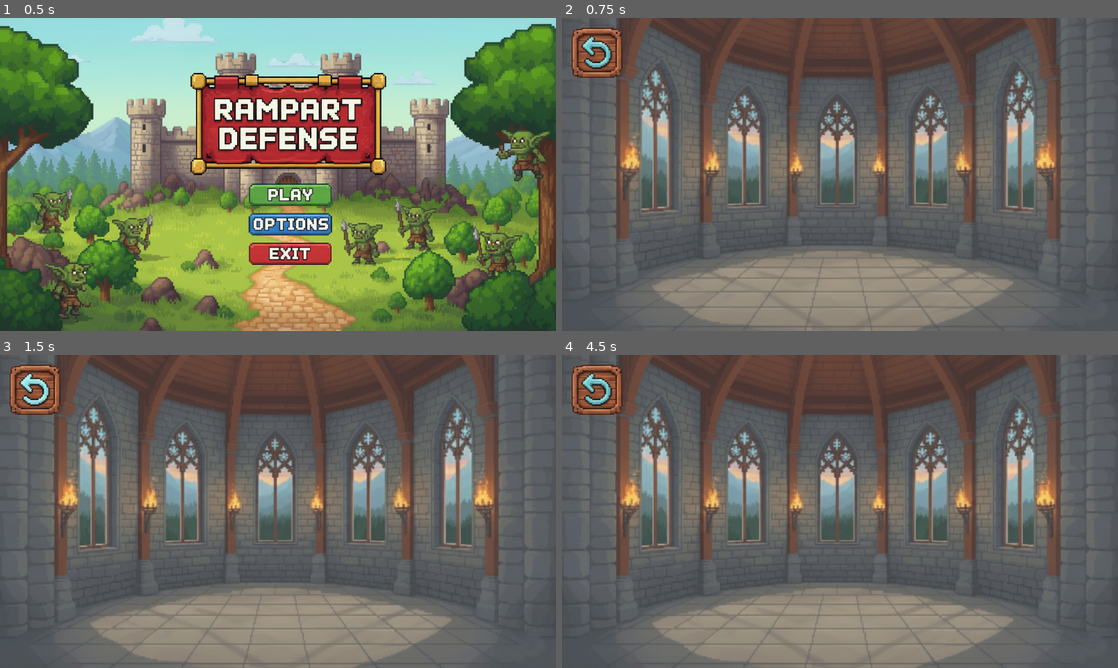
Above: before the commit, frames 1-4 (two rows, left to right).
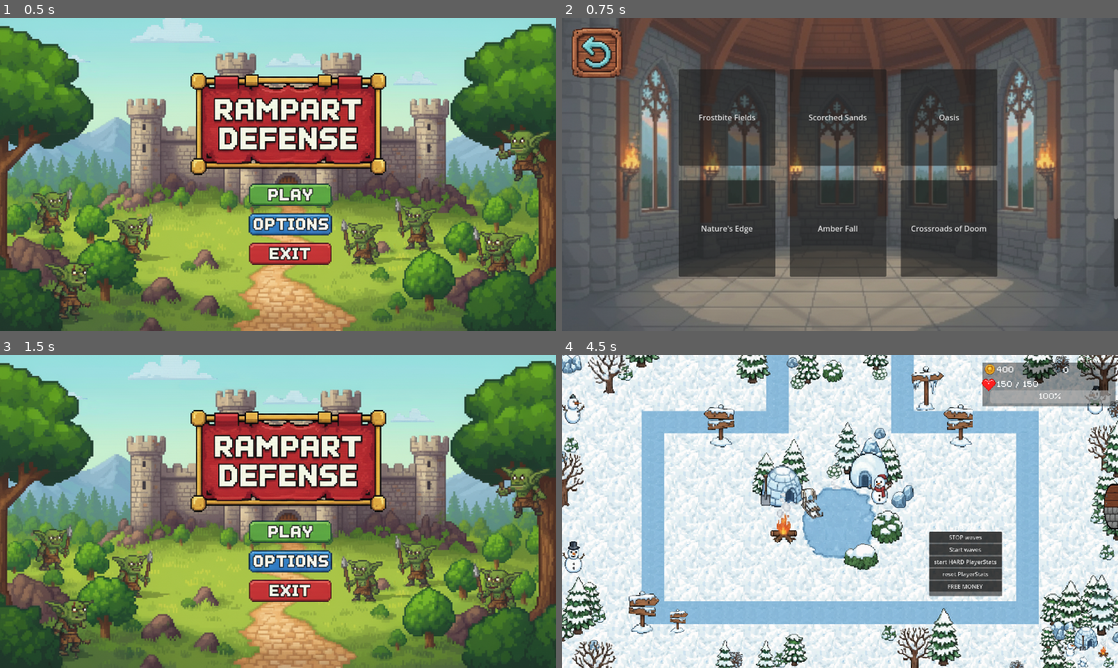
Above: after the commit, the same moments.

Repository: Rampart-Defense/TowerDefense
Game: Godot game, scene res://Scenes/Menus/main_menu.tscn
The game is run twice, just before and just after one commit, with the same random seed, the same clock (stepped at 60 frames per second) and the same inputs. Sound files missing from this copy of the repository are replaced by a short silence.
Inputs (mouse positions are in pixels of both pictures, inside the frame that each line leads up to):
- Up to frame 1 (0.5 s): no input
- Up to frame 2 (0.75 s): click (851, 193) at 0.5 s
- Up to frame 3 (1.5 s): click (33, 389) at 1.25 s
- Up to frame 4 (4.5 s): click (851, 530) at 2.02 s; click (728, 455) at 2.75 s, where only the run after the commit has a clickable "Frostbite Fields"; click (840, 589) at 3.5 s, where only the run after the commit has a clickable "Medium"; click (979, 508) at 4.27 s

Frame 1 is identical in both runs. In frame 2, 32% of the frame differs, in the area x 21-100%, y 16-86%; in frame 3, 96%; in frame 4, 98%, in the area x 0-100%, y 0-100%.
Error before the commit: Parse Error: Identifier "map_path" not declared in the current scope. (res://Scripts/Menus/mapselection_menu.gd:74)

Commit message:
merge fixes + GeminiCoin and heart for stat display

Diff:
--- a/Scenes/UI/Towershop/catapult_tower_panel.tscn
+++ b/Scenes/UI/Towershop/catapult_tower_panel.tscn
@@ -33,6 +33,7 @@
 texture = ExtResource("4_pbagj")
 
 [node name="PriceTag" type="TextureRect" parent="."]
+layout_mode = 0
 offset_left = -13.0
 offset_top = 40.0
 offset_right = 134.0
--- a/Scenes/UI/Towershop/lightning_tower_panel.tscn
+++ b/Scenes/UI/Towershop/lightning_tower_panel.tscn
@@ -33,6 +33,7 @@
 texture = ExtResource("4_xbkna")
 
 [node name="PriceTag" type="TextureRect" parent="."]
+layout_mode = 0
 offset_left = -13.0
 offset_top = 40.0
 offset_right = 134.0
--- a/Scenes/UI/Towershop/slingshot_tower_panel.tscn
+++ b/Scenes/UI/Towershop/slingshot_tower_panel.tscn
@@ -33,6 +33,7 @@
 texture = ExtResource("4_0flox")
 
 [node name="PriceTag" type="TextureRect" parent="."]
+layout_mode = 0
 offset_left = -13.0
 offset_top = 40.0
 offset_right = 134.0
--- a/Scenes/UI/stats_display.tscn
+++ b/Scenes/UI/stats_display.tscn
@@ -1,7 +1,9 @@
-[gd_scene load_steps=5 format=3 uid="uid://h4mwmxm7m5pj"]
+[gd_scene load_steps=7 format=3 uid="uid://h4mwmxm7m5pj"]
 
 [ext_resource type="Script" uid="uid://c23iwhhsyvxow" path="res://Scripts/Player/stats_display.gd" id="1_kmca8"]
 [ext_resource type="FontFile" uid="uid://c3sky53vd0g4j" path="res://Art/VisualArt/UI/Fonts/Varnished.ttf" id="2_cio2l"]
+[ext_resource type="Texture2D" uid="uid://dxe708a02bwfx" path="res://Art/VisualArt/UI/SideBar/GeminiCoin.png" id="3_0s02t"]
+[ext_resource type="Texture2D" uid="uid://bydjqvrtv4mfy" path="res://Art/VisualArt/UI/SideBar/Heart.png" id="4_2d0ps"]
 
 [sub_resource type="CanvasTexture" id="CanvasTexture_kmca8"]
 
@@ -32,10 +34,10 @@
 
 [node name="MoneyLabel" type="Label" parent="."]
 layout_mode = 1
-offset_left = 272.0
-offset_top = 16.0
-offset_right = 348.0
-offset_bottom = 39.0
+offset_left = 292.0
+offset_top = 15.0
+offset_right = 378.0
+offset_bottom = 38.0
 theme_override_fonts/font = ExtResource("2_cio2l")
 text = "MONEY: 0"
 
@@ -52,10 +54,10 @@
 layout_mode = 1
 anchors_preset = 10
 anchor_right = 1.0
-offset_left = 272.0
-offset_top = 40.0
-offset_right = 372.0
-offset_bottom = 63.0
+offset_left = 293.0
+offset_top = 45.0
+offset_right = 393.0
+offset_bottom = 68.0
 grow_horizontal = 2
 theme_override_fonts/font = ExtResource("2_cio2l")
 text = "Health: 0/0"
@@ -67,3 +69,23 @@
 offset_right = 528.0
 offset_bottom = 91.0
 theme_override_fonts/font = ExtResource("2_cio2l")
+
+[node name="GeminiCoin" type="TextureRect" parent="."]
+texture_filter = 1
+layout_mode = 0
+offset_left = 264.0
+offset_top = 4.0
+offset_right = 296.0
+offset_bottom = 36.0
+texture = ExtResource("3_0s02t")
+expand_mode = 1
+
+[node name="TextureRect" type="TextureRect" parent="."]
+texture_filter = 1
+layout_mode = 0
+offset_left = 255.0
+offset_top = 30.0
+offset_right = 299.0
+offset_bottom = 73.0
+texture = ExtResource("4_2d0ps")
+expand_mode = 1
--- a/Scripts/Menus/difficulty_selection.gd
+++ b/Scripts/Menus/difficulty_selection.gd
@@ -40,9 +40,12 @@
 
 	# 2. Set up the necessary UI/Game state
 	GlobalUi.get_node("PauseMenu").can_pause = true
-	GlobalUi.get_node("TowerShop").show_shop()
-	GlobalUi.get_node("StatsDisplay").visible = true
-
+	GlobalUi.get_node("SidePanel").show_all()
+	if GlobalUi.get_node("SidePanel").is_hidden:
+		GlobalUi.get_node("SidePanel").show_side_panel()
+	GlobalUi.get_node("SidePanelButton").show()
+	GlobalUi.get_node("StatsDisplay").show()
+	GlobalCamera.change_zoom_for_map()
 	# 3. Load the selected map scene
 	get_tree().change_scene_to_file(selected_map_scene_path)
 
--- a/Scripts/Menus/mapselection_menu.gd
+++ b/Scripts/Menus/mapselection_menu.gd
@@ -62,16 +62,10 @@
 
 	# NOTE: The game start logic is MOVED to the difficulty scene.
 	get_tree().change_scene_to_file("res://Scenes/Menus/difficulty_selection.tscn")
-	# This function is now generic and can handle any map
-	GlobalUi.get_node("PauseMenu").can_pause = true
-	GlobalUi.get_node("SidePanel").show_all()
-	if GlobalUi.get_node("SidePanel").is_hidden:
-		GlobalUi.get_node("SidePanel").show_side_panel()
-	GlobalUi.get_node("SidePanelButton").show()
-	GlobalUi.get_node("StatsDisplay").show()
-	PlayerStats.start_game("MEDIUM") # TODO tälle pitäis olla oma pop up valita EASY/MEDIUM/ HARD
-	GlobalCamera.change_zoom_for_map()
-	get_tree().change_scene_to_file(map_path)
+
+
+
+
 
 
 func _on_button_pressed() -> void:
Binary file added: Art/VisualArt/UI/SideBar/GeminiCoin.png
Not shown, added: Art/VisualArt/UI/SideBar/GeminiCoin.png.import
Binary file added: Art/VisualArt/UI/SideBar/Heart.png
Not shown, added: Art/VisualArt/UI/SideBar/Heart.png.import
